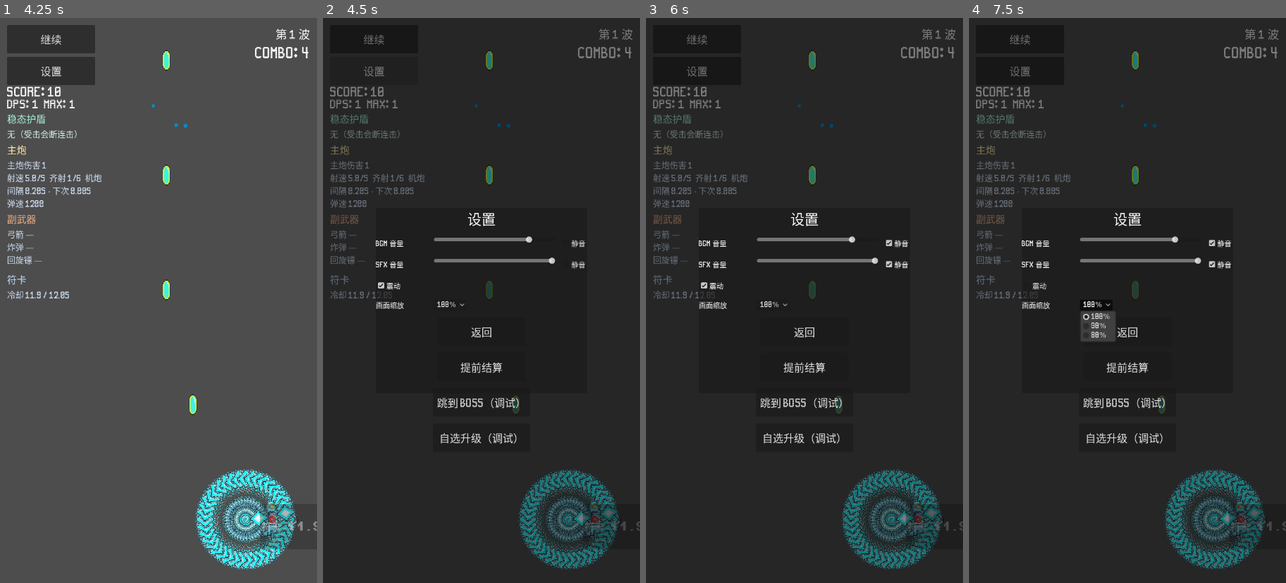
Above: before the commit, frames 1-4 (left to right).
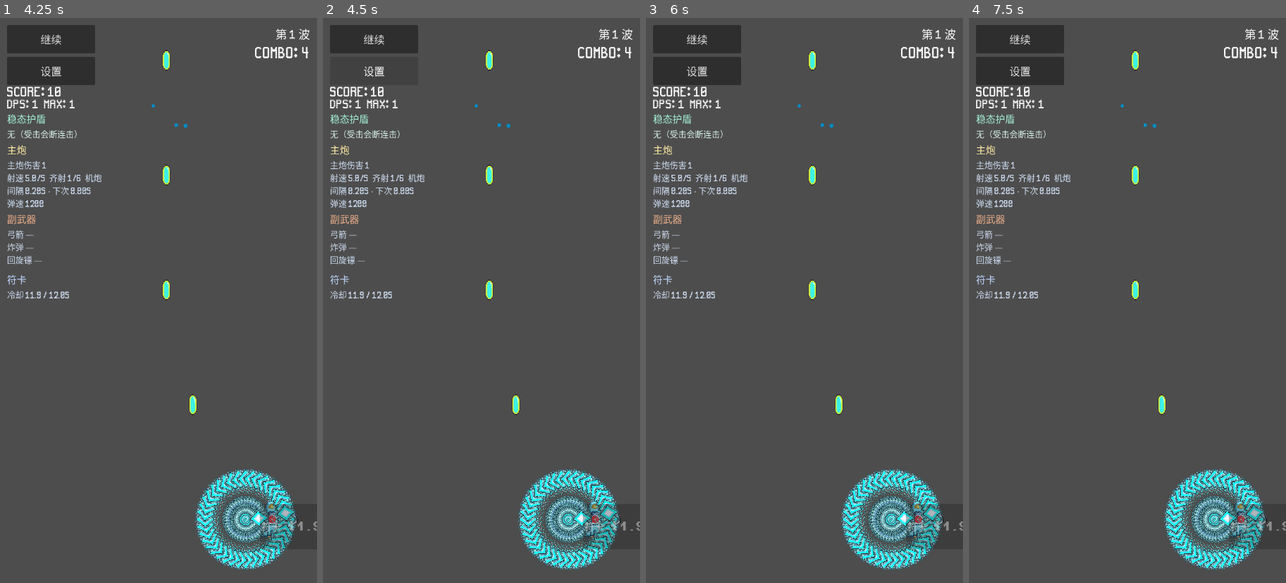
Above: after the commit, the same moments.

Repository: qingzhixing/plane-war
Game: Godot game, scene res://scenes/MainMenu.tscn
Same seed, same stepped clock (60 frames per second), same inputs: the game is played once before the commit and once after it. Sound files missing from this copy of the repository are replaced by a short silence.
Inputs (mouse positions are in pixels of both pictures, inside the frame that each line leads up to):
- Up to frame 1 (4.25 s): click "开始游戏" at 0.5 s; click "暂停" at 1.25 s; click "继续" at 2 s; tap Enter at 2.75 s; move the mouse to (228, 272) at 2.77 s; hold D 2.78-3.5 s; tap P at 2.85 s; click (228, 272) at 2.92 s; tap Space at 3.02 s; drag from (95, 328) to (272, 520) at 3.52 s
- Up to frame 2 (4.5 s): click "设置" at 4.25 s
- Up to frame 3 (6 s): click (896, 244) at 5 s, where only the run before the commit has a clickable "静音"; click (896, 266) at 5.75 s, where only the run before the commit has a clickable "静音"
- Up to frame 4 (7.5 s): click (1127, 283) at 6.5 s, where only the run before the commit has a clickable "震动"; click (1095, 306) at 7.25 s, where only the run before the commit has a clickable "100%"

Frame 1 is identical in both runs. In frame 2, 98% of the frame differs, in the area x 0-100%, y 0-100%; in frame 3, 97%; in frame 4, 96%.
Error after the commit: Parse Error: Cannot infer the type of "n" variable because the value doesn't have a set type. (res://scripts/settings_ui.gd:187)

Commit message:
🔧 CHORE: 局内设置调试连击 +10/50/100/500 与清零
Made-with: Cursor

Diff:
--- a/scripts/main.gd
+++ b/scripts/main.gd
@@ -588,6 +588,25 @@
 	get_tree().current_scene.add_child(boss)
 
 
+## 调试：增加当前连击并刷新 Buff / HUD（仅局内设置里调用）
+func debug_add_combo(amount: int) -> void:
+	if amount == 0:
+		return
+	combo = maxi(0, combo + amount)
+	if combo > max_combo:
+		max_combo = combo
+	_last_combo_buff_tier = -1
+	_update_combo_buffs()
+
+
+func debug_set_combo(value: int) -> void:
+	combo = maxi(0, value)
+	if combo > max_combo:
+		max_combo = combo
+	_last_combo_buff_tier = -1
+	_update_combo_buffs()
+
+
 func _debug_skip_to_boss() -> void:
 	# 调试工具：一键跳到 Boss 关，并模拟前几波的升级效果
 	if _debug_skip_to_boss_used:
--- a/scripts/settings_ui.gd
+++ b/scripts/settings_ui.gd
@@ -14,6 +14,7 @@
 var _end_run_button: Button
 var _skip_boss_button: Button
 var _debug_upgrades_button: Button
+var _debug_combo_row: HBoxContainer
 var _is_from_menu: bool = false
 var _was_paused_before: bool = false
 const _SETTINGS_FILE_PATH: String = "user://settings.cfg"
@@ -45,7 +46,7 @@
 	center.set_offsets_preset(Control.PRESET_FULL_RECT)
 
 	_panel = Panel.new()
-	_panel.custom_minimum_size = Vector2(480, 420)
+	_panel.custom_minimum_size = Vector2(480, 500)
 	_panel.mouse_filter = Control.MOUSE_FILTER_STOP
 	center.add_child(_panel)
 
@@ -170,6 +171,30 @@
 	_debug_upgrades_button.add_theme_font_size_override("font_size", 24)
 	_debug_upgrades_button.pressed.connect(_on_debug_upgrades_pressed)
 	vbox.add_child(_debug_upgrades_button)
+
+	_debug_combo_row = HBoxContainer.new()
+	_debug_combo_row.alignment = BoxContainer.ALIGNMENT_CENTER
+	_debug_combo_row.add_theme_constant_override("separation", 8)
+	var combo_lbl := Label.new()
+	combo_lbl.text = "连击+（调试）"
+	combo_lbl.add_theme_font_size_override("font_size", 18)
+	_debug_combo_row.add_child(combo_lbl)
+	for add_n in [10, 50, 100, 500]:
+		var b := Button.new()
+		b.text = "+%d" % add_n
+		b.custom_minimum_size = Vector2(72, 40)
+		b.add_theme_font_size_override("font_size", 18)
+		var n := add_n
+		b.pressed.connect(func() -> void: _on_debug_combo_add(n))
+		_debug_combo_row.add_child(b)
+	var b0 := Button.new()
+	b0.text = "清零"
+	b0.custom_minimum_size = Vector2(72, 40)
+	b0.add_theme_font_size_override("font_size", 18)
+	b0.pressed.connect(_on_debug_combo_clear)
+	_debug_combo_row.add_child(b0)
+	vbox.add_child(_debug_combo_row)
+
 	_apply_run_only_buttons_visibility(false)
 
 	_load_extra_settings()
@@ -234,6 +259,8 @@
 		_skip_boss_button.visible = run_ui
 	if _debug_upgrades_button != null:
 		_debug_upgrades_button.visible = run_ui
+	if _debug_combo_row != null:
+		_debug_combo_row.visible = run_ui
 
 
 func _on_close_pressed() -> void:
@@ -259,6 +286,18 @@
 		visible = false
 		get_tree().paused = false
 		main._debug_skip_to_boss()
+
+
+func _on_debug_combo_add(n: int) -> void:
+	var main := get_tree().current_scene
+	if main != null and main.has_method("debug_add_combo"):
+		main.debug_add_combo(n)
+
+
+func _on_debug_combo_clear() -> void:
+	var main := get_tree().current_scene
+	if main != null and main.has_method("debug_set_combo"):
+		main.debug_set_combo(0)
 
 
 func _on_debug_upgrades_pressed() -> void:
